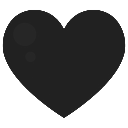
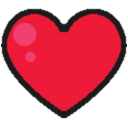
The second 128 x 128 image is a revision of the first. Changes to its layers:
added layer "obramowanie" above "ciemne" over (1, 8, 127, 119)
renamed "heart-icon-700-211107278.jpg" to "jasne", showed it over (2, 9, 126, 119)
renamed "heart-icon-700-211107278.jpg. kopia" to "puste", hid it over (2, 9, 126, 119)
